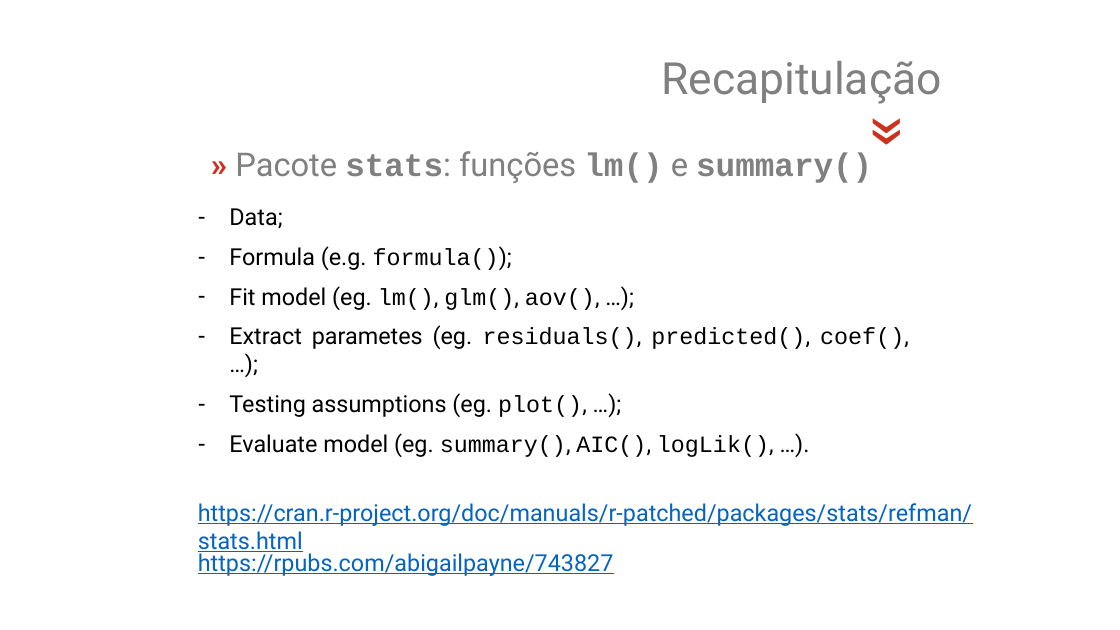
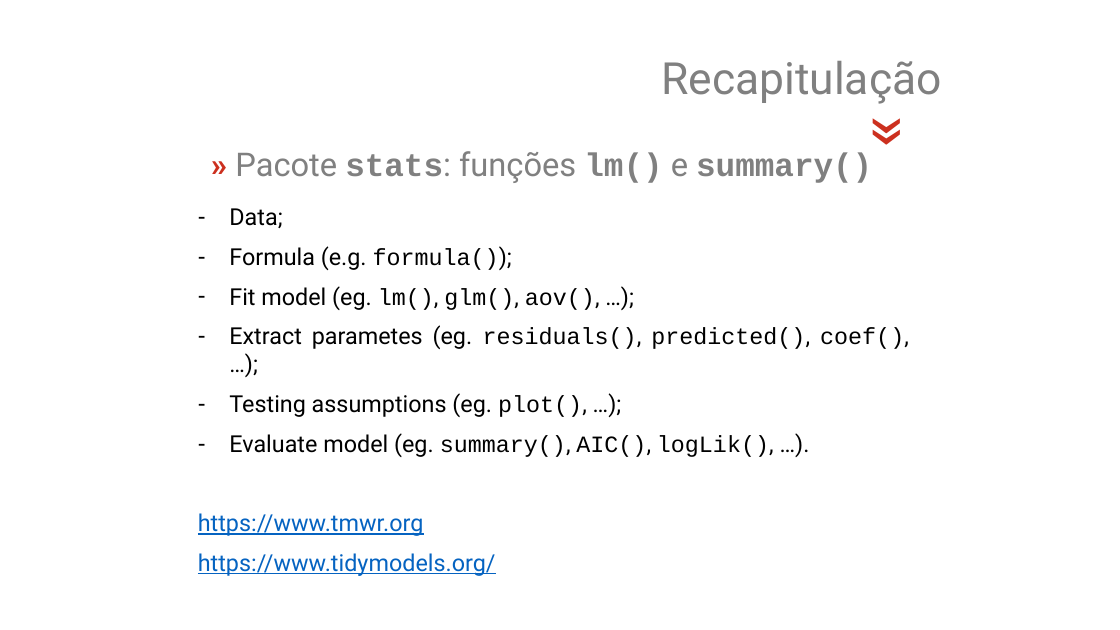
Before and after one commit to jsollari/DSR-II2026, a slide deck: slide 18 of docs/DSR-II2026_JL_slides.pptx. Drawn at 1120x630 pixels with LibreOffice and Linux fonts; fonts in the diff are those of the drawing; background and template pictures are left out. Boxes give left, top, right and bottom in pixels: in the first picture for what was removed or moved away, otherwise in the second. Text is boxed around its words. In the diff, an @@ line names an element or a change of style, - is before the commit and + after.

```diff
--- a/docs/DSR-II2026_JL_slides.pptx
+++ b/docs/DSR-II2026_JL_slides.pptx
@@ text removed at (x1=198, y1=503, x2=972, y2=555) @@
-https://cran.r-project.org/doc/manuals/r-patched/packages/stats/refman/stats.html
@@ text at (x1=198, y1=513, x2=496, y2=576): text changed @@
-https://rpubs.com/abigailpayne/743827
+https://www.tmwr.org
+https://www.tidymodels.org/
```
Also in this commit, not shown: 15 other slides changed, 33 other files.
